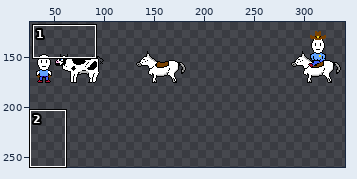
Pixel-art file: Art/Source Files/Cowboi.aseprite. The picture above shows the old version from afar; the outline marks the close-up.
Close-up. Old version:
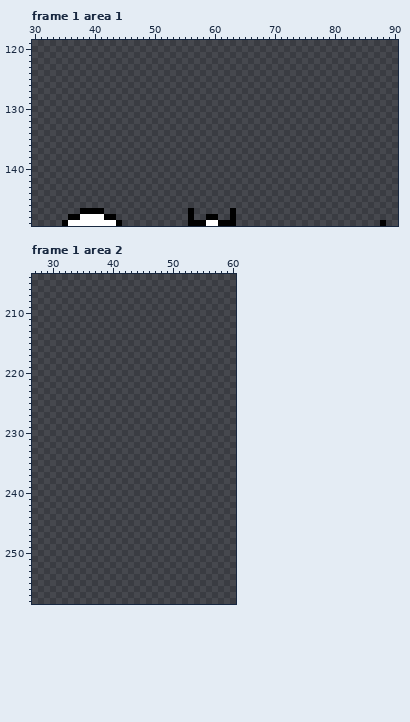
512x512 pixels, 3 frames. Shown: frame 1 area 1: x 30..90, y 119..149; frame 1 area 2: x 27..60, y 204..258. The wide view leaves out empty margins. The commit also changed other frames or places, which this record leaves out.
The same view after the edit:
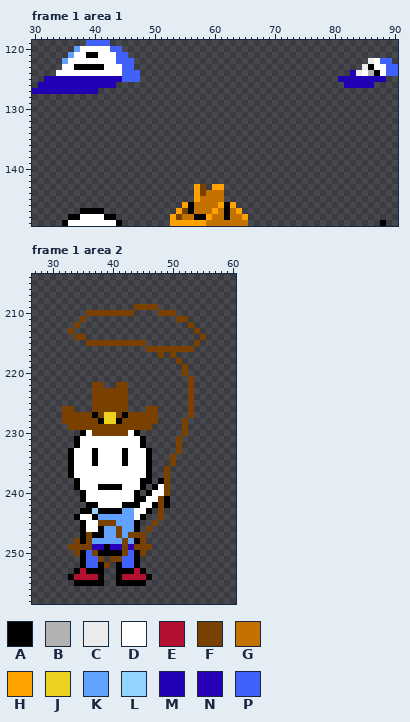
Palette (. is transparent): A #000000  B #b2b2b2  C #ebebeb  D #ffffff  E #b21030  F #794100  G #c37100  H #ffa200  J #ebd320  K #61a2ff  L #92d3ff  M #2000b2  N #2800ba  P #4161fb
From the commit log: Add hats, and variable states for hoomans
Difference:
layer "Cowperson on foot" added
layer "hats" added
--- frame 1 area 1, layer "hats"
@@ x 30..90 @@
-119 .............................................................
-120 .............................................................
-121 .............................................................
-122 .............................................................
-123 .............................................................
-124 .............................................................
-125 .............................................................
-126 .............................................................
-127 .............................................................
+119 .........PPPP................................................
+120 .......KDDDDDPP..............................................
+121 ......KDDAADDDPP.............................................
+122 .....KDDDDDDDDPPP.......................................CDPP.
+123 .....DDAAAAADDDPP......................................CADDPP
+124 ....DDDDDDDDDDDPPP...................................MCDBADPP
+125 ..MMMMMMMMMMMMMPPP.................................MMMMMMMM..
+126 .MMMMMMMMMMMMM......................................MMMMM....
+127 MMMMMMMMMMM..................................................
 128 .............................................................
@@ x 51..67 @@
 142 .................
-143 .................
-144 .................
-145 .................
-146 .................
-147 .....A......A....
-148 .....A..AA..A....
-149 .....AAADDAAA....
+143 ......HF.HH......
+144 ......HFGGG......
+145 ......HGGGG......
+146 ....HAGGGGHAH....
+147 ...HFAGGGHGAGH...
+148 ..HFGGAAHGGAGGH..
+149 ..HHHHHHGGGGGGG..
--- frame 1 area 2, layer "Cowperson on foot"
@@ x 27..60 @@
 208 ..................................
-209 ..................................
-210 ..................................
-211 ..................................
-212 ..................................
-213 ..................................
-214 ..................................
-215 ..................................
-216 ..................................
-217 ..................................
-218 ..................................
-219 ..................................
-220 ..................................
-221 ..................................
-222 ..................................
-223 ..................................
-224 ..................................
-225 ..................................
-226 ..................................
-227 ..................................
-228 ..................................
-229 ..................................
-230 ..................................
-231 ..................................
-232 ..................................
-233 ..................................
-234 ..................................
-235 ..................................
-236 ..................................
-237 ..................................
-238 ..................................
-239 ..................................
-240 ..................................
-241 ..................................
-242 ..................................
-243 ..................................
-244 ..................................
-245 ..................................
-246 ..................................
-247 ..................................
-248 ..................................
-249 ..................................
-250 ..................................
-251 ..................................
-252 ..................................
-253 ..................................
-254 ..................................
-255 ..................................
+209 .................FFFF.............
+210 .........FFFFFFFF....FFF..........
+211 ........F...............FF........
+212 .......F..................F.......
+213 ......F....................F......
+214 .......FF...................F.....
+215 .........FFFFFFFFFF........F......
+216 ...................FFFFFFFF.......
+217 .....................F.F..........
+218 ........................F.........
+219 .........................F........
+220 .........................F........
+221 ..........................F.......
+222 ..........FF..FF..........F.......
+223 ..........FFFFFF..........F.......
+224 ..........FFFFFF..........F.......
+225 ..........FFFFFF..........F.......
+226 .....FF...FFFFFF...FF.....F.......
+227 .....FFFFFAFJJFAFFFFF.....F.......
+228 .....FFFFFFAJJAFFFFFF....F........
+229 ......FFFFFFFFFFFFFF.....F........
+230 ........ADFFFFFFDA.......F........
+231 .......ADDDDDDDDDDA.....F.........
+232 .......ADDDDDDDDDDA.....F.........
+233 ......ADDDADDDDADDDA....F.........
+234 ......ADDDADDDDADDDA...F..........
+235 ......ADDDADDDDADDDA...F..........
+236 ......ADDDDDDDDDDDDA..F...........
+237 ......ADDDDDDDDDDDDA..F...........
+238 .......ADDDDDDDDDDAA.AF...........
+239 .......ADDDAAAADDDA.ADF...........
+240 ........ADDDDDDDDA.ADDF...........
+241 ........ADDDDDDDDAADDFA...........
+242 .........AADDDDAAADDAFA...........
+243 ........AALAAAAKKDDA.F............
+244 .......ADDAKKKKKKDA..F............
+245 ........ADDFFFKKKA..F.............
+246 ........ADDAKKFKKA.F..............
+247 ........AFAAKKFKFFF...............
+248 .......FAFKKKKKFKAF...............
+249 ......FFFFNNANNFNFFF..............
+250 .......FAPFAAAAFPAF...............
+251 ........APPF.FFPPA................
+252 ........APPAF.APPA................
+253 .......AEAAA..AAAEA...............
+254 ......AEEEEA..AEEEEA..............
+255 .......AAAAA..AAAAA...............
 256 ..................................
Where, in picture pixels (left, top, right, bottom), the same in both close-ups:
added: (32, 40, 140, 94)
added: (338, 58, 398, 88)
changed: (170, 184, 248, 226)
added: (62, 304, 206, 586)
